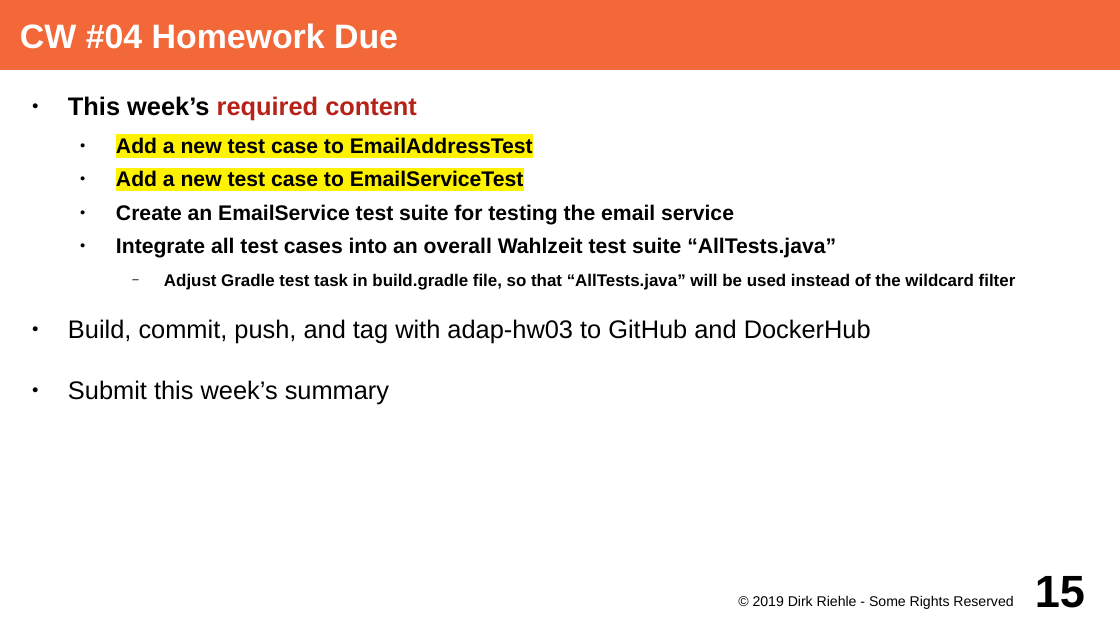
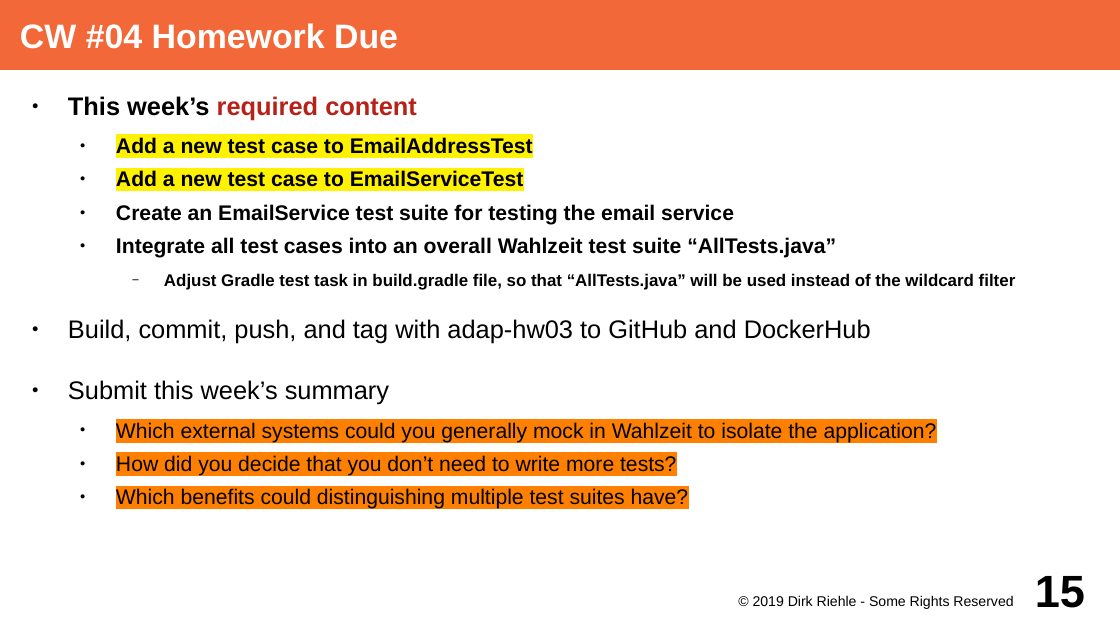
Before and after one commit to dirkriehle/adap-course, a slide deck: slide 15 of Lecture Slides/ADAP A02 - Course Schedule.odp. Drawn at 1120x630 pixels with LibreOffice and Linux fonts; fonts in the diff are those of the drawing. Boxes give left, top, right and bottom in pixels: in the first picture for what was removed or moved away, otherwise in the second. Text is boxed around its words. In the diff, an @@ line names an element or a change of style, - is before the commit and + after.

```diff
--- a/Lecture Slides/ADAP A02 - Course Schedule.odp
+++ b/Lecture Slides/ADAP A02 - Course Schedule.odp
@@ text at (x1=116, y1=422, x2=937, y2=510): paragraphs added @@
+  ● Which external systems could you generally mock in Wahlzeit to isolate the application?
+  ● How did you decide that you don’t need to write more tests?
+  ● Which benefits could distinguishing multiple test suites have?
```
Also in this commit, not shown: 1 other slide changed.
